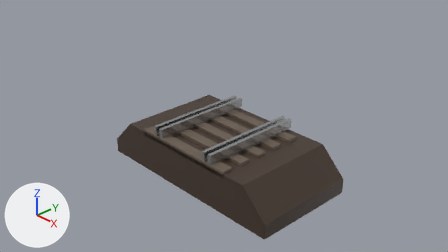
A saved change to the Blender file U-Line/Structure/ballast_dassenboushi.blend.
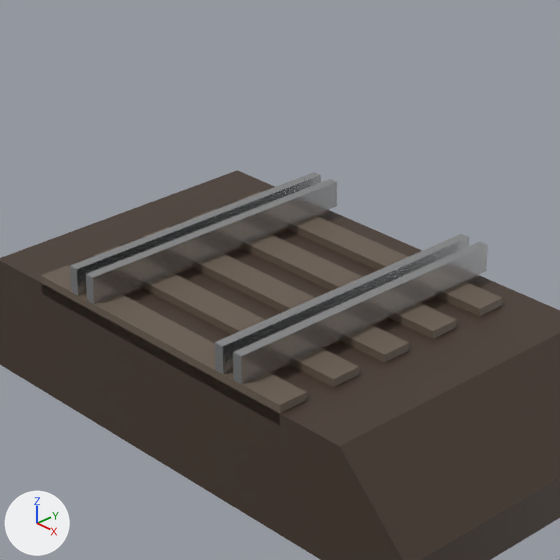
Each version is shown from the file's camera 'Camera', then close up on the part from 29% to 70% of the width and 15% to 88% of the height. The lights are fixed; the arrows at lower left show +X, +Y and +Z.

Before the edit, the objects in view are built like this:
```python
me_cube_003 = bpy.data.meshes.new('Cube.003')
me_cube_003.from_pydata(...)  # a box spanning x -1.05..1.05, y -0.1..0.1, z -0.06..0.06
me_cube_003.materials.append(mat_makuragi)  # brown #6a5d50
me_立方体 = bpy.data.meshes.new('立方体')
me_立方体.from_pydata(...)  # a box spanning x -0.03..0.03, y -1.0..1.0, z -0.17..0.0
me_立方体.materials.append(mat_rail)  # light grey #c5c7c8
me_立方体_002 = bpy.data.meshes.new('立方体.002')
me_立方体_002.from_pydata(...)  # a box spanning x -0.03..0.03, y -1.0..1.0, z -0.17..0.0
me_立方体_002.materials.append(mat_rail)  # light grey #c5c7c8
ob_cube_003 = bpy.data.objects.new('Cube.003', me_cube_003)
ob_cube_003.location = (0.0, -0.9, -0.237)
_m = ob_cube_003.modifiers.new('配列', 'ARRAY')
_m.count = 5
_m.relative_offset_displace = (0.0, 2.0, 0.0)
ob_立方体 = bpy.data.objects.new('立方体', me_立方体)
ob_立方体.location = (0.718, 0.0, 0.0)
_m = ob_立方体.modifiers.new('配列', 'ARRAY')
_m.use_constant_offset = True
_m.constant_offset_displace = (-1.435, 0.0, 0.0)
_m.use_relative_offset = False
ob_立方体_001 = bpy.data.objects.new('立方体.001', me_立方体_002)
ob_立方体_001.location = (0.568, 0.0, 0.0)
_m = ob_立方体_001.modifiers.new('配列', 'ARRAY')
_m.use_constant_offset = True
_m.constant_offset_displace = (-1.135, 0.0, 0.0)
_m.use_relative_offset = False
# also in view: 'Cube' at (0.0, 0.0, -0.61)
```
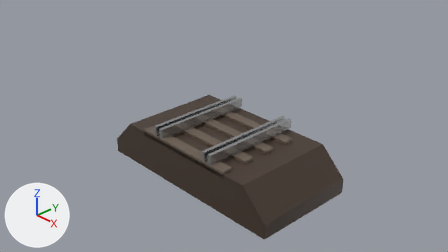
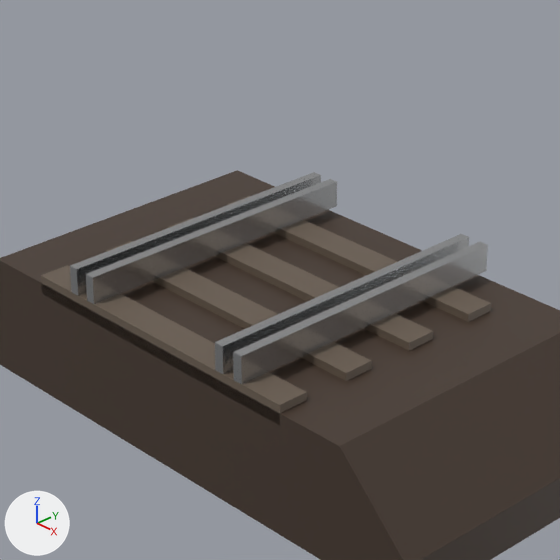
Pixel boxes (x1, y1, x2, y2) of what changed, in the close-ups (560 x 560 px):
```json
{"object": "Cube.003", "change": "modifiers changed", "before": [41, 191, 503, 425], "after": [41, 196, 491, 425]}
```

The change, as JSON lines over the scene's bpy script:
```json
{"block": "ob_cube_003", "where": "_m = ob_cube_003.modifiers.new('配列', 'ARRAY')"}
{"op": "set", "path": "_m.count", "old": "5", "new": "4"}
{"op": "set", "path": "_m.relative_offset_displace", "old": "(0.0, 2.0, 0.0)", "new": "(0.0, 2.5, 0.0)"}
```
